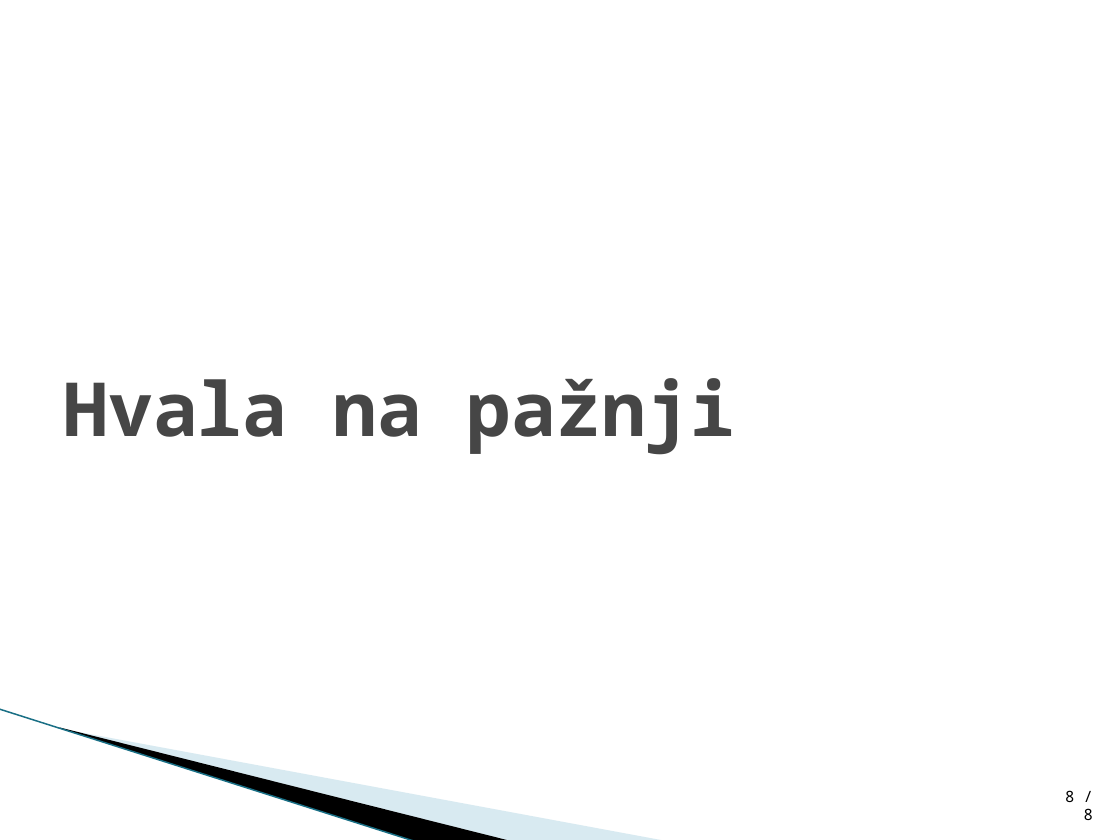
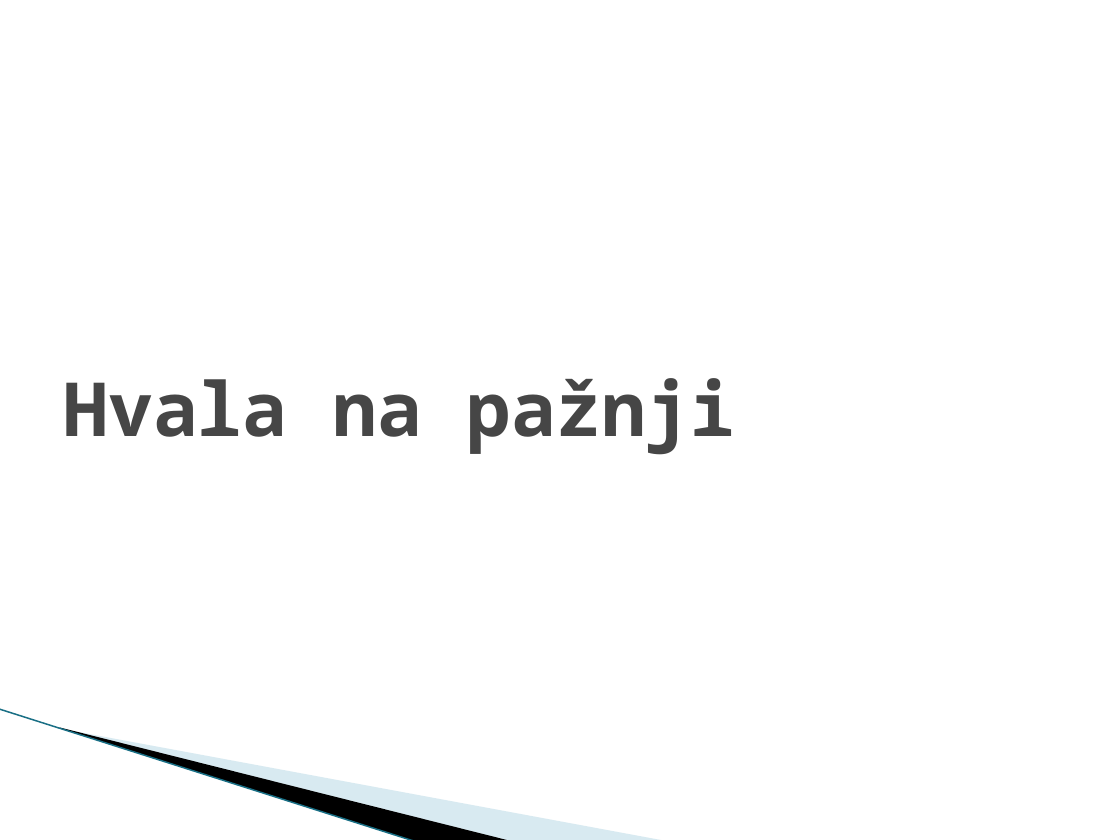
Before and after one commit to zoltanmaric/h264-fer, a slide deck: slide 10 of Dokumenti/Davor/Inter predikcija.pptx (slide 9 before the commit). Drawn at 1120x840 pixels with LibreOffice and Linux fonts; fonts in the diff are those of the drawing; background and template pictures are left out. Boxes give left, top, right and bottom in pixels: in the first picture for what was removed or moved away, otherwise in the second. Text is boxed around its words. In the diff, an @@ line names an element or a change of style, - is before the commit and + after.

```diff
--- a/Dokumenti/Davor/Inter predikcija.pptx
+++ b/Dokumenti/Davor/Inter predikcija.pptx
@@ text removed at (x1=1065, y1=790, x2=1093, y2=820) @@
-8 / 8
```
Also in this commit, not shown: 6 other slides changed, 1 slide added.
